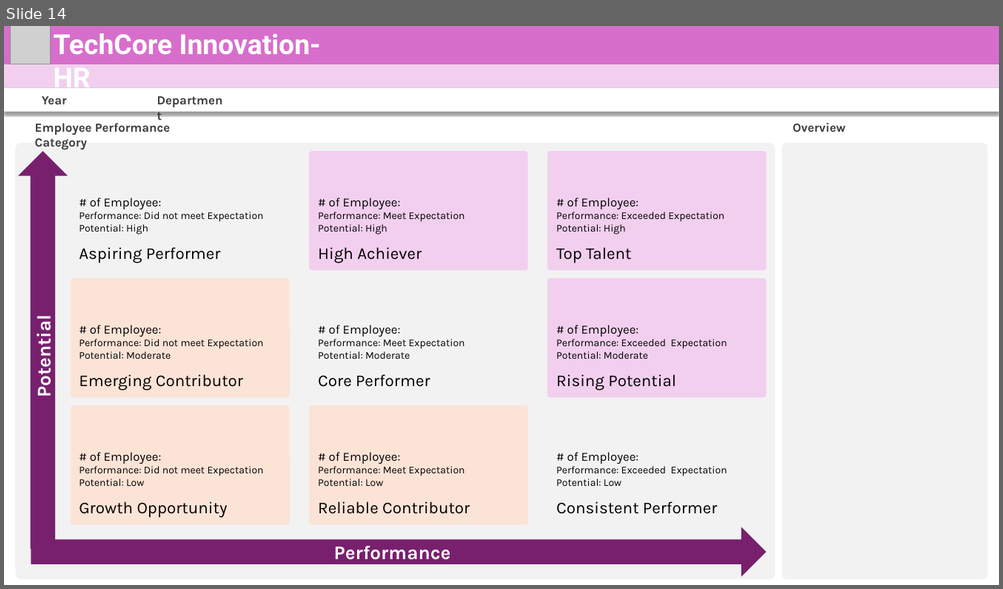
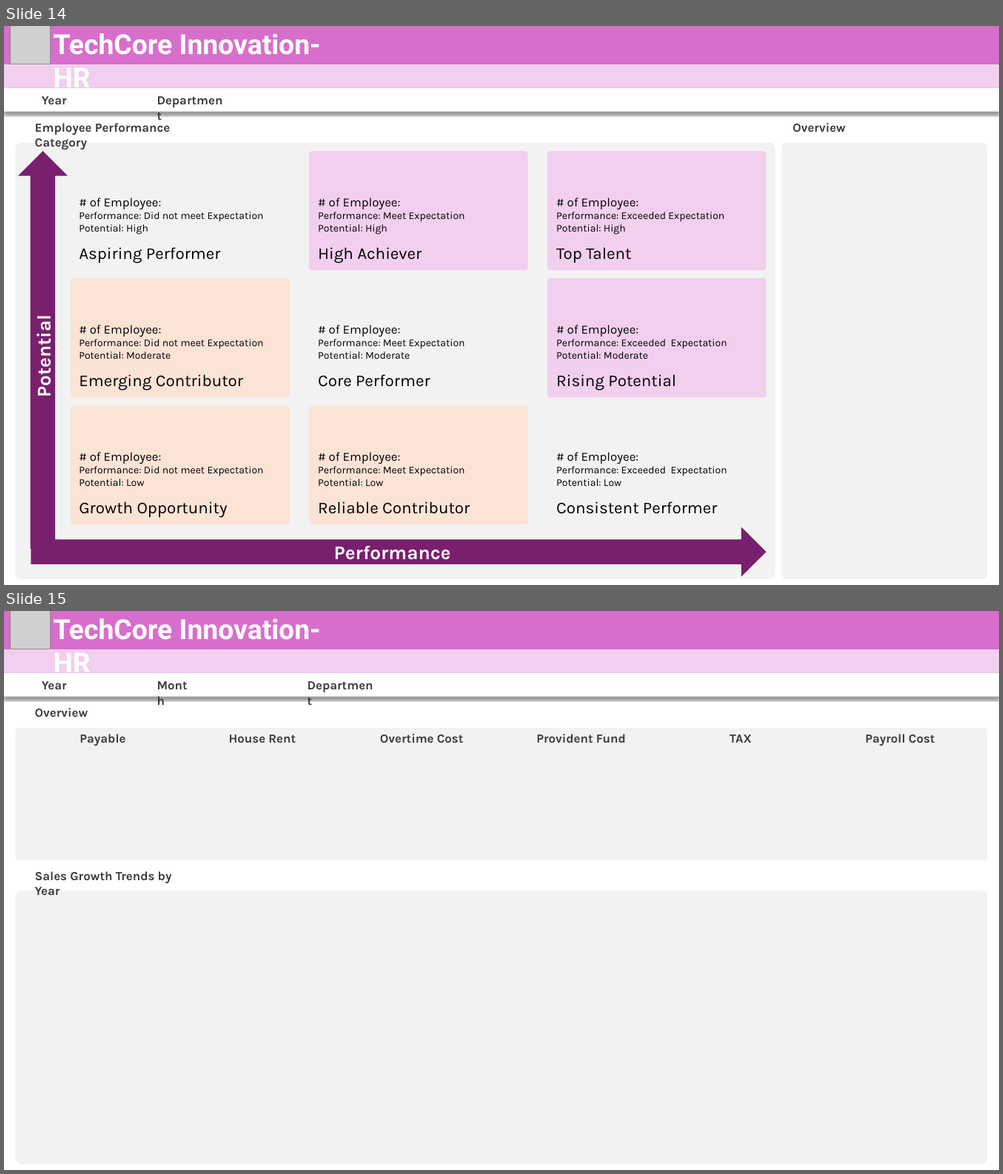
Before and after one commit to mmrnayan/HR-Analysis, a slide deck: bk/0bk.pptx. Shown one above the other, each under a label of ours: slide 14 before the commit, slides 14 and 15 after it. The pictures are 1003x589 and 1003x1174 pixels, drawn with LibreOffice and Linux fonts; fonts in the diff are those of the drawing; grey boxes stand for pictures. Boxes give left, top, right and bottom in pixels: in the first picture for what was removed or moved away, otherwise in the second. Text is boxed around its words. In the diff, an @@ line names an element or a change of style, - is before the commit and + after.

```diff
--- a/bk/0bk.pptx
+++ b/bk/0bk.pptx
@@ slide 15 added at bbox=[4, 611, 999, 1170], background #FFFFFF @@
@@ rectangle added at bbox=[4, 611, 999, 649], fill #D86ECC @@
@@ picture added at bbox=[10, 611, 50, 649] @@
@@ text added at bbox=[54, 618, 321, 649], 40 pt, text #FFFFFF, bold @@
+TechCore Innovation- HR
@@ rectangle added at bbox=[4, 649, 999, 673], fill #F2CFEE @@
@@ rectangle added at bbox=[4, 673, 999, 697], fill #FFFFFF @@
@@ text added at bbox=[152, 675, 199, 695], 18 pt, text #3A3A3A, bold @@
+Month
@@ text added at bbox=[302, 675, 381, 695], 18 pt, text #3A3A3A, bold @@
+Department
@@ text added at bbox=[42, 681, 67, 689], 18 pt, text #3A3A3A, bold @@
+Year
@@ text added at bbox=[35, 708, 88, 717], 18 pt, text #3A3A3A, bold @@
+Overview
@@ rounded rectangle added at bbox=[15, 728, 987, 860], fill #F2F2F2 @@
@@ text added at bbox=[79, 734, 125, 746], 18 pt, text #3A3A3A, bold @@
+Payable
@@ text added at bbox=[229, 735, 296, 743], 18 pt, text #3A3A3A, bold @@
+House Rent
@@ text added at bbox=[380, 734, 464, 743], 18 pt, text #3A3A3A, bold @@
+Overtime Cost
@@ text added at bbox=[536, 734, 626, 743], 18 pt, text #3A3A3A, bold @@
+Provident Fund
@@ text added at bbox=[729, 735, 751, 743], 18 pt, text #3A3A3A, bold @@
+TAX
@@ text added at bbox=[865, 734, 935, 746], 18 pt, text #3A3A3A, bold @@
+Payroll Cost
@@ text added at bbox=[35, 871, 172, 895], 18 pt, text #3A3A3A, bold @@
+Sales Growth Trends by Year
@@ rounded rectangle added at bbox=[15, 891, 987, 1165], fill #F2F2F2 @@
```
Also in this commit, not shown: 1 slide changed, 13 other files.
